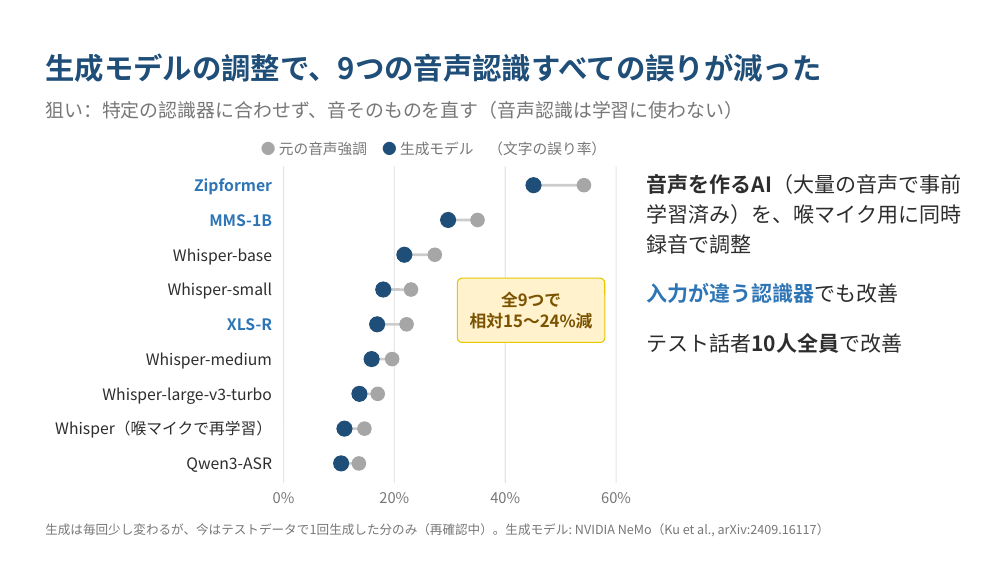
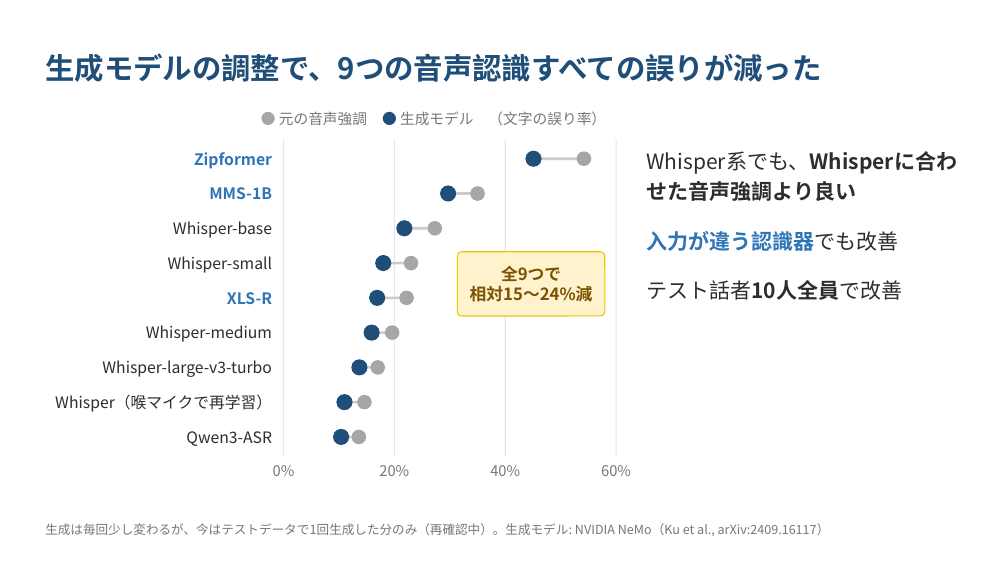
Before and after one commit to kasugayuji0716-art/bone-conduction-research, a slide deck: slide 4 of results/progress_slides_2026-10.pptx. Drawn at 1008x567 pixels with LibreOffice and Linux fonts; fonts in the diff are those of the drawing. Boxes give left, top, right and bottom in pixels: in the first picture for what was removed or moved away, otherwise in the second. Text is boxed around its words. In the diff, an @@ line names an element or a change of style, - is before the commit and + after.

```diff
--- a/results/progress_slides_2026-10.pptx
+++ b/results/progress_slides_2026-10.pptx
@@ text removed at [45, 101, 743, 119] @@
-狙い：特定の認識器に合わせず、音そのものを直す（音声認識は学習に使わない）
@@ text "● 元の音声強調 ● 生成モデル （文字の誤り率）": place and size @@
-text "● 元の音声強調 ● 生成モデル （文字の誤り率）" at [279, 141, 606, 155]
+text "● 元の音声強調 ● 生成モデル （文字の誤り率）" at [279, 111, 606, 125]
@@ text "Whisper系でも、Whisperに合わせた音声強調より良い": place and size @@
-text "Whisper系でも、Whisperに合わせた音声強調より良い" at [646, 174, 961, 353]
+text "Whisper系でも、Whisperに合わせた音声強調より良い" at [646, 151, 957, 300]
@@ text at [646, 151, 957, 174]: text changed; bold on @@
-• 音声を作るAI（大量の音声で事前学習済み）を、喉マイク用に同時録音で調整
+• Whisper系でも、Whisperに合わせた音声強調より良い
@@ ellipse: place and size @@
-ellipse at [333, 456, 349, 471]
+ellipse at [397, 221, 412, 236]
@@ ellipse: place and size @@
-ellipse at [352, 457, 366, 470]
+ellipse at [428, 222, 442, 235]
@@ ellipse: place and size @@
-ellipse at [397, 247, 412, 262]
+ellipse at [376, 256, 391, 271]
@@ line added from (383, 263) to (411, 263), #CCCCCC 2.5 pt @@
@@ ellipse: place and size @@
-ellipse at [428, 248, 442, 262]
+ellipse at [405, 256, 418, 270]
@@ 14 texts, 7 lines, 4 ellipses, 1 rounded rectangle: place and size @@
-14 texts, 7 lines, 4 ellipses, 1 rounded rectangle at [55, 166, 631, 503]
+14 texts, 7 lines, 4 ellipses, 1 rounded rectangle at [55, 140, 631, 476]
@@ line moved from (377, 324) - (407, 324) to (372, 333) - (392, 333) @@
@@ ellipse: place and size @@
-ellipse at [364, 352, 380, 367]
+ellipse at [352, 360, 367, 375]
@@ 4 ellipses, 2 lines: place and size @@
-4 ellipses, 2 lines at [352, 318, 414, 402]
+4 ellipses, 2 lines at [337, 326, 399, 410]
@@ 5 ellipses, 2 lines: place and size @@
-5 ellipses, 2 lines at [337, 282, 418, 436]
+5 ellipses, 2 lines at [333, 290, 414, 445]
@@ line removed from (341, 464) to (359, 464) @@
```
Also in this commit, not shown: 4 other slides changed, 1 slide added, 2 other files.
